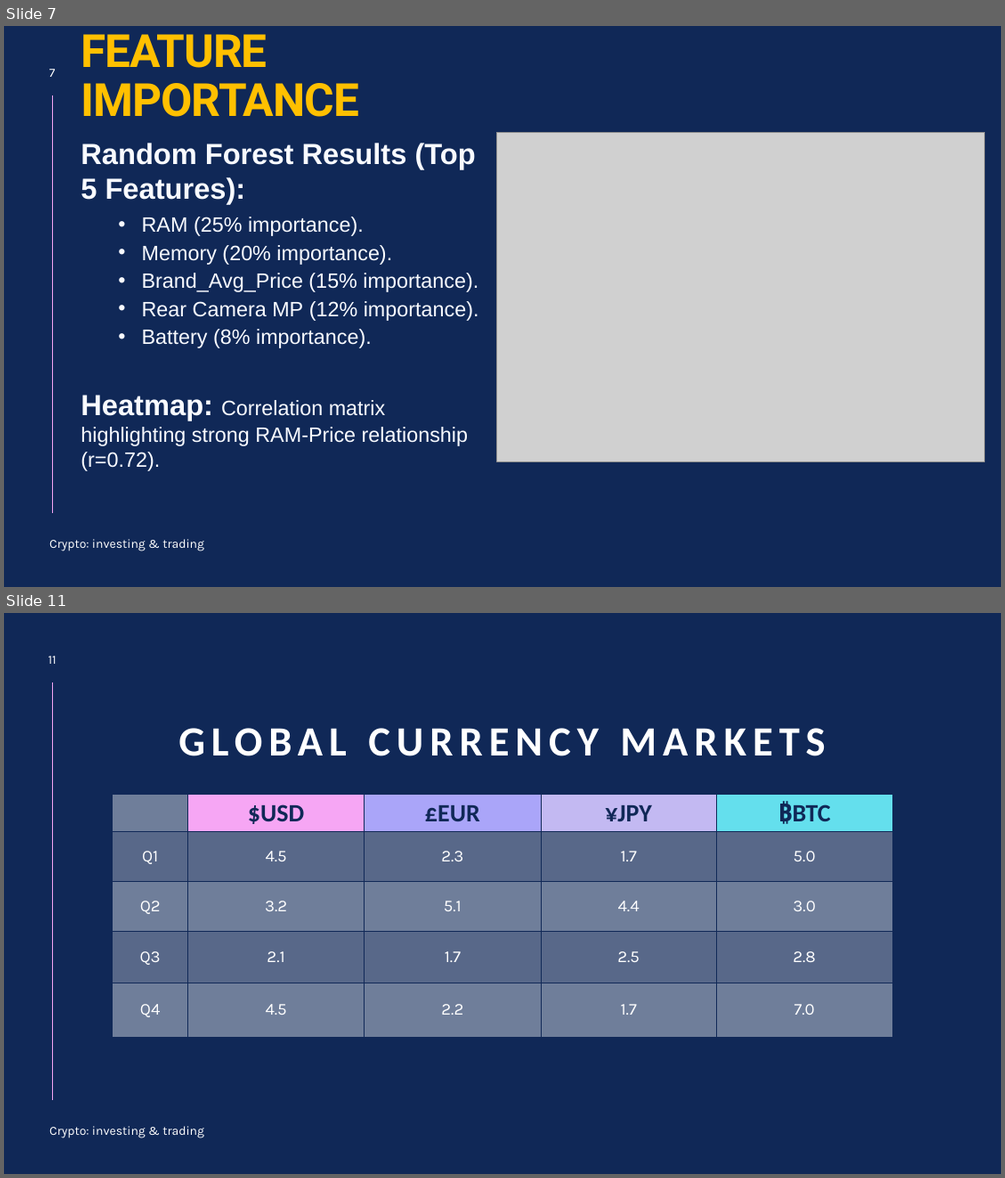
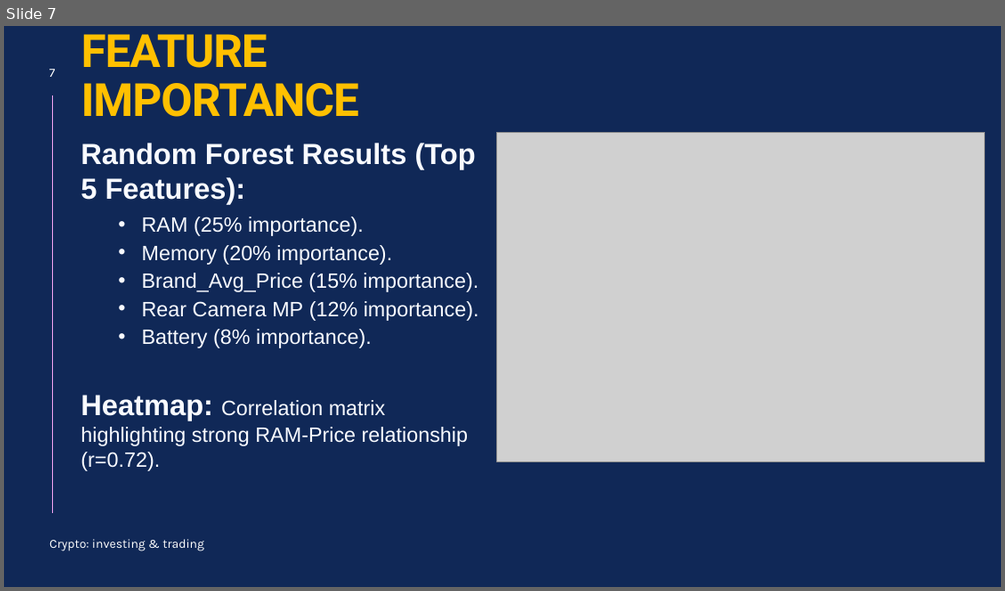
Before and after one commit to tayade-aniket/mobile-price-prediction-NHIS, a slide deck: ppt.pptx. Shown one above the other, each under a label of ours: slides 7 and 11 before the commit, slide 7 after it; the slides between them are not shown. The pictures are 1005x1178 and 1005x591 pixels, drawn with LibreOffice and Linux fonts; fonts in the diff are those of the drawing; grey boxes stand for pictures. Boxes give left, top, right and bottom in pixels: in the first picture for what was removed or moved away, otherwise in the second. Text is boxed around its words. In the diff, an @@ line names an element or a change of style, - is before the commit and + after.

```diff
--- a/ppt.pptx
+++ b/ppt.pptx
@@ slide 11 removed at (4, 613, 1001, 1174), background #102857; not listed: 1 template element that a slide beside it also shows @@
@@ page number removed at (48, 656, 57, 664) @@
-11
@@ title removed at (178, 728, 825, 756) @@
-GLOBAL CURRENCY MARKETS
@@ table removed at (113, 794, 892, 1037), 5 rows, 5 columns @@
- | $USD | £EUR | ¥JPY | ₿BTC
-Q1 | 4.5 | 2.3 | 1.7 | 5.0
-Q2 | 3.2 | 5.1 | 4.4 | 3.0
-Q3 | 2.1 | 1.7 | 2.5 | 2.8
-Q4 | 4.5 | 2.2 | 1.7 | 7.0
@@ text removed at (49, 1126, 204, 1138) @@
-Crypto: investing & trading
```
Also in this commit, not shown: 1 slide changed, 5 slides added, 12 other slides removed, 2 other files.
